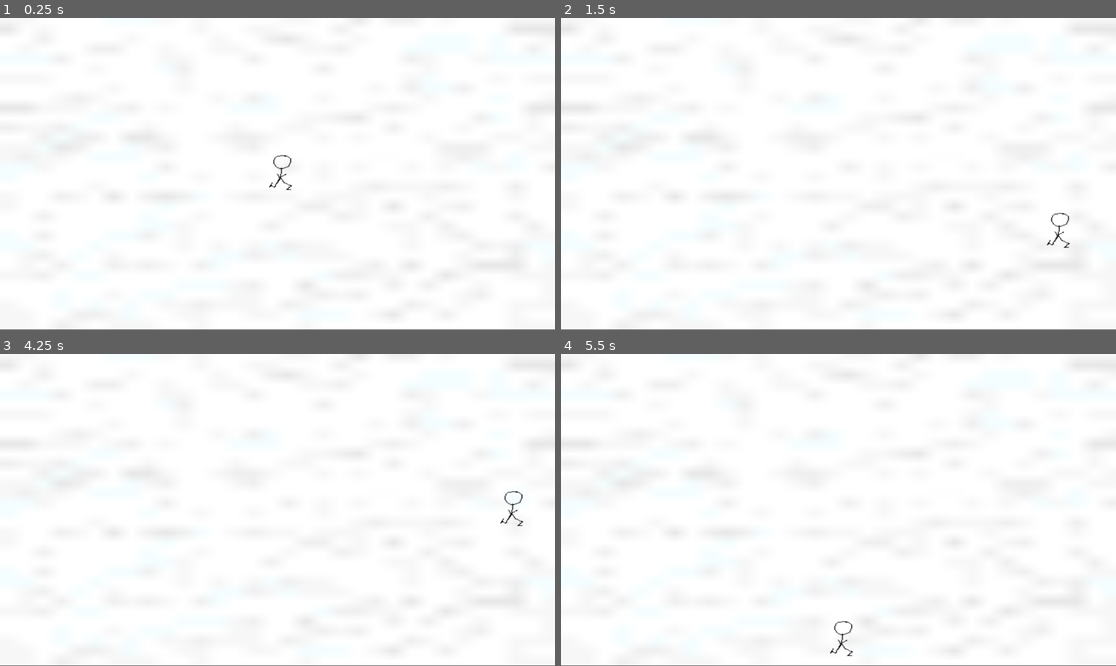
Above: before the commit, frames 1-4 (two rows, left to right).
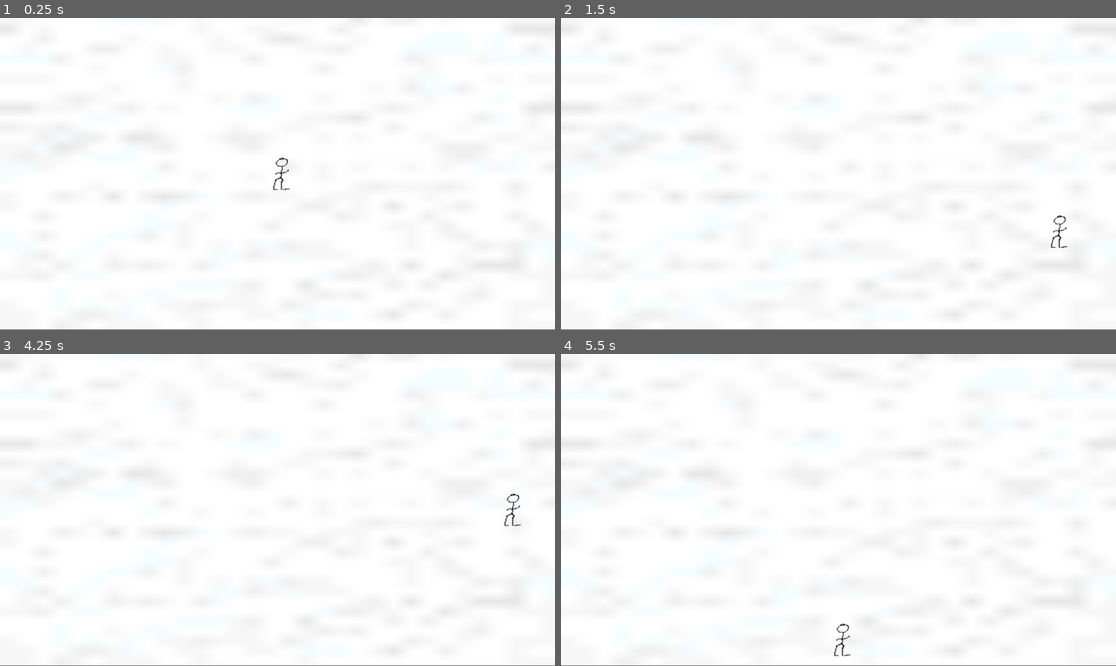
Above: after the commit, the same moments.

Repository: xkolyaskin/Mycrosoffed-Studios
Game: Godot game, scene res://Game.tscn
Same seed, same stepped clock (60 frames per second), same inputs: the game is played once before the commit and once after it.
Inputs:
- Up to frame 1 (0.25 s): no input
- Up to frame 2 (1.5 s): tap Enter at 0.5 s; hold D (move_right) 0.53-1.28 s; hold S (move_down) from 1.28 s (still down)
- Up to frame 3 (4.25 s): release S (move_down) at 2.03 s; hold D (move_right) 2.03-2.78 s; tap Space at 2.75 s; hold W (move_up) 2.78-3.53 s; tap Enter at 3.5 s; hold A (move_left) from 3.53 s (still down)
- Up to frame 4 (5.5 s): release A (move_left) at 5.03 s; hold S (move_down) from 5.03 s (still down)

The runs differ from the first frame. In frame 1, 0.2% of the frame differs, in the area x 48-53%, y 43-56%; in frame 2, 0.2%, in the area x 87-92%, y 62-74%; in frame 3, 0.2%; in frame 4, 0.2%.

Commit message:
messed with player stuff

Diff:
--- a/new-game-project/player.tscn
+++ b/new-game-project/player.tscn
@@ -1,7 +1,6 @@
-[gd_scene load_steps=5 format=3 uid="uid://d0h7s2b3qj6hu"]
+[gd_scene load_steps=4 format=3 uid="uid://d0h7s2b3qj6hu"]
 
-[ext_resource type="Texture2D" uid="uid://vwdvd14qjvtn" path="res://Walk cycle 1-1.png.png" id="1_4flbx"]
-[ext_resource type="Script" uid="uid://upnk3iidwaul" path="res://player_animation.gd" id="2_i3pqv"]
+[ext_resource type="Texture2D" uid="uid://yd74kakek43r" path="res://Visual Assets/Walk cycle 1-2.png.png" id="2_i3pqv"]
 [ext_resource type="Script" uid="uid://dq5tr0ll4cm75" path="res://player.gd" id="2_onrkg"]
 
 [sub_resource type="CircleShape2D" id="CircleShape2D_4flbx"]
@@ -11,14 +10,12 @@
 script = ExtResource("2_onrkg")
 
 [node name="CollisionShape2D" type="CollisionShape2D" parent="."]
+position = Vector2(0, 1)
 shape = SubResource("CircleShape2D_4flbx")
-
-[node name="AnimationPlayer" type="AnimationPlayer" parent="."]
-script = ExtResource("2_i3pqv")
 
 [node name="PlayerSprite" type="Node2D" parent="."]
 
 [node name="WalkCycle1-1_png" type="Sprite2D" parent="PlayerSprite"]
 position = Vector2(2, -1)
 scale = Vector2(1.75, 1.28125)
-texture = ExtResource("1_4flbx")
+texture = ExtResource("2_i3pqv")
